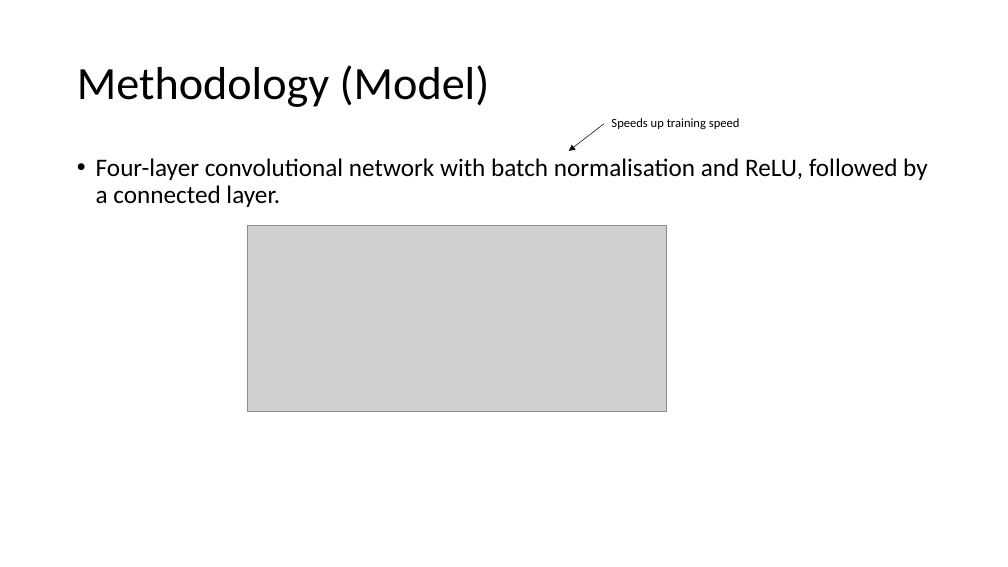
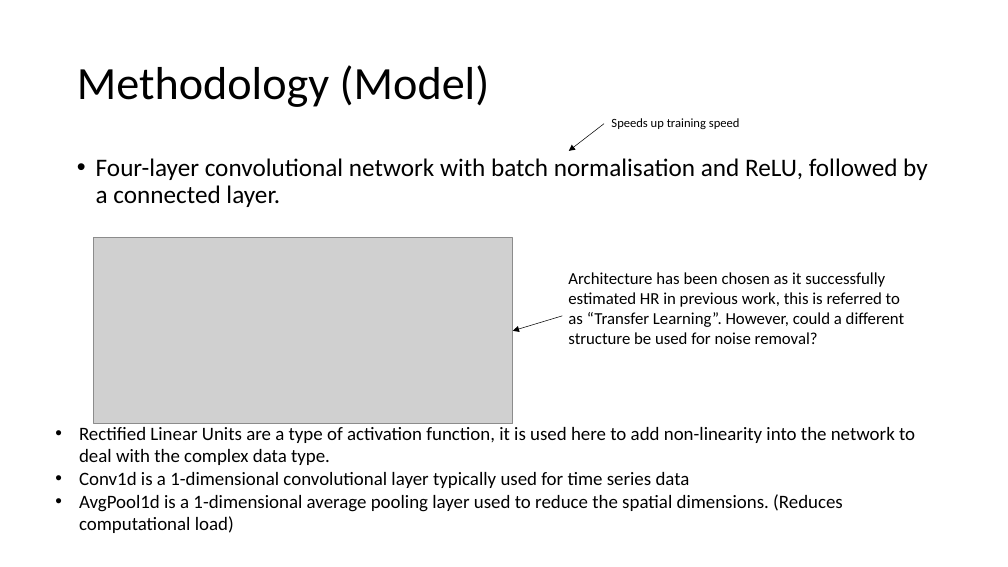
Before and after one commit to ben120-web/MSc-Project, a slide deck: slide 9 of Electrode Motion Denoising/reports/DeepLearningElectrodeMotionRemoval.pptx. Drawn at 1008x567 pixels with LibreOffice and Linux fonts; fonts in the diff are those of the drawing; grey boxes stand for pictures. Boxes give left, top, right and bottom in pixels: in the first picture for what was removed or moved away, otherwise in the second. Text is boxed around its words. In the diff, an @@ line names an element or a change of style, - is before the commit and + after.

```diff
--- a/Electrode Motion Denoising/reports/DeepLearningElectrodeMotionRemoval.pptx
+++ b/Electrode Motion Denoising/reports/DeepLearningElectrodeMotionRemoval.pptx
@@ picture: place and size @@
-picture at <box>248,226,667,412</box>
+picture at <box>94,238,513,424</box>
@@ text added at <box>568,272,904,344</box>, 16 pt, text #000000 @@
+Architecture has been chosen as it successfully estimated HR in previous work, this is referred to as “Transfer Learning”. However, could a different structure be used for noise removal?
@@ arrow added from (563, 316) to (513, 331), #000000 0.5 pt @@
@@ text added at <box>79,427,915,533</box>, 18 pt, text #000000 @@
+• Rectified Linear Units are a type of activation function, it is used here to add non-linearity into the network to deal with the complex data type.
+• Conv1d is a 1-dimensional convolutional layer typically used for time series data
+• AvgPool1d is a 1-dimensional average pooling layer used to reduce the spatial dimensions. (Reduces computational load)
```
Also in this commit, not shown: 4 slides added.
